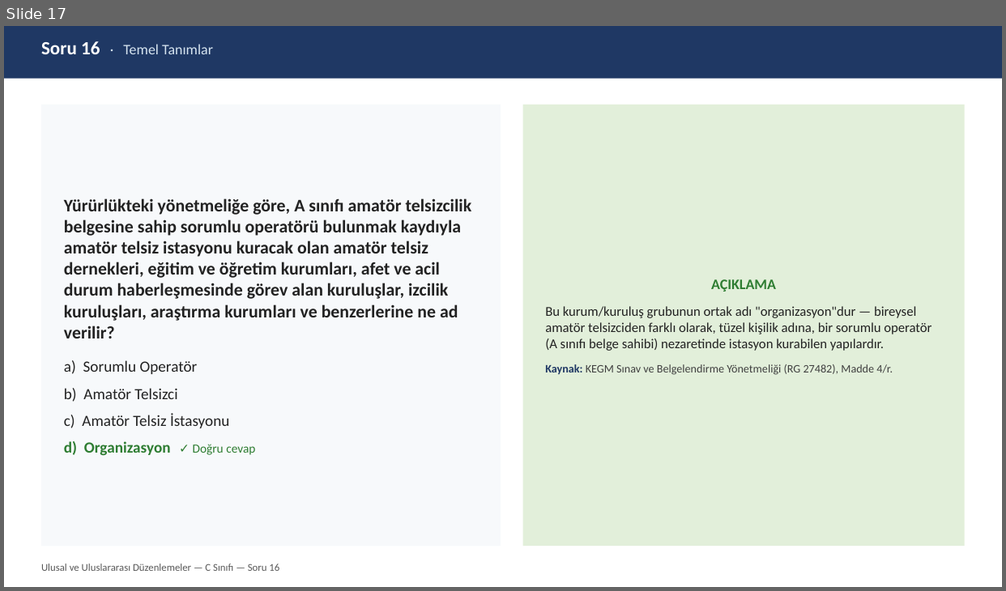
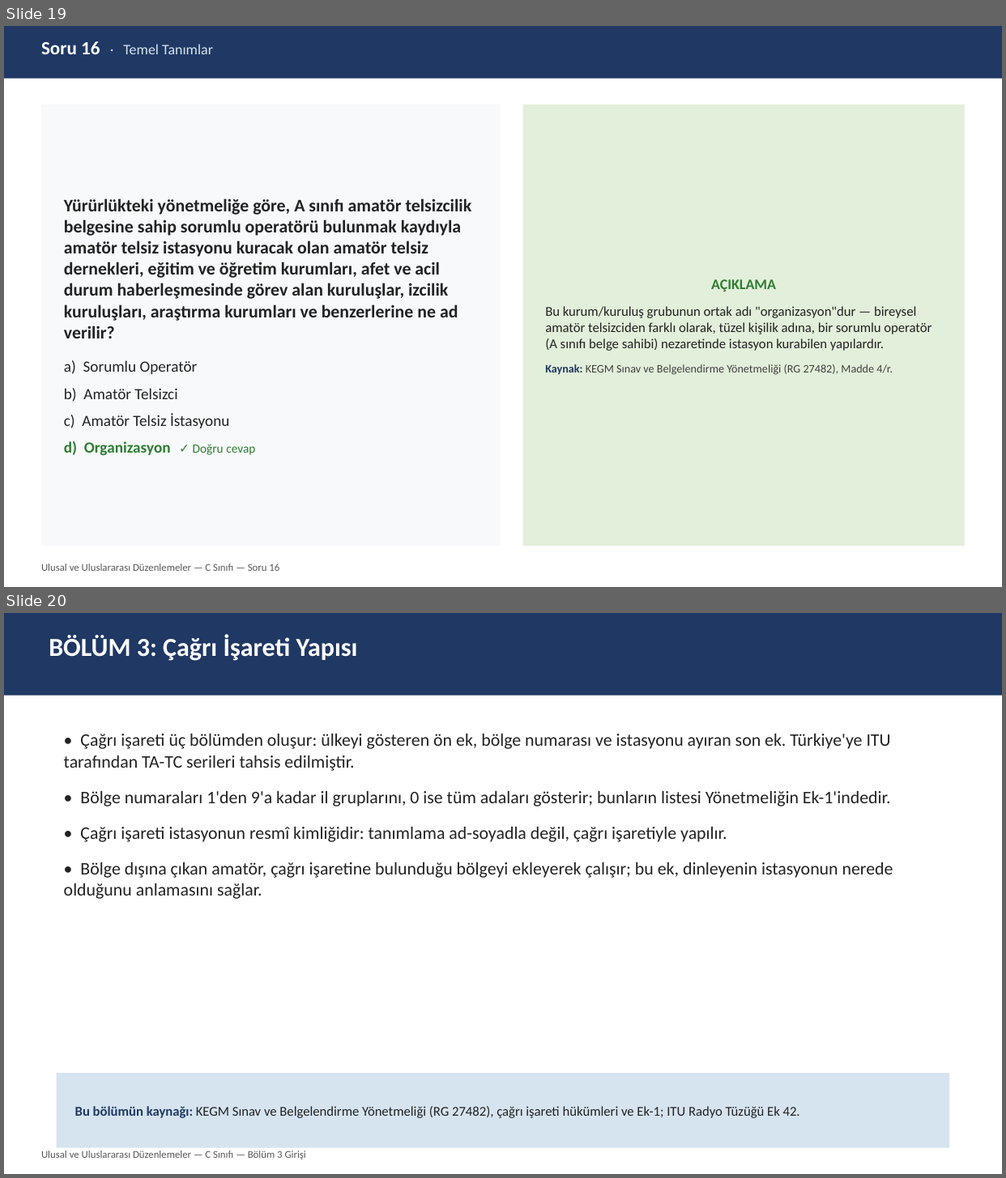
Before and after one commit to TA3HRJ/amator-telsiz-egitimi, a slide deck: Amator_Telsizcilik_C_Duzenlemeler_Sinav_Hazirlik_v1.0.pptx. Shown one above the other, each under a label of ours: slide 17 before the commit, slides 19 and 20 after it. The pictures are 1006x591 and 1006x1178 pixels, drawn with LibreOffice and Linux fonts; fonts in the diff are those of the drawing. Boxes give left, top, right and bottom in pixels: in the first picture for what was removed or moved away, otherwise in the second. Text is boxed around its words. In the diff, an @@ line names an element or a change of style, - is before the commit and + after.

```diff
--- a/Amator_Telsizcilik_C_Duzenlemeler_Sinav_Hazirlik_v1.0.pptx
+++ b/Amator_Telsizcilik_C_Duzenlemeler_Sinav_Hazirlik_v1.0.pptx
@@ slide 20 added at [4, 613, 1002, 1174], background #FFFFFF @@
@@ rectangle added at [4, 613, 1002, 696], fill #1F3864 @@
@@ text added at [49, 634, 358, 661], 25 pt, text #FFFFFF, bold @@
+BÖLÜM 3: Çağrı İşareti Yapısı
@@ text added at [64, 734, 893, 899], 17 pt, text #222222 @@
+• Çağrı işareti üç bölümden oluşur: ülkeyi gösteren ön ek, bölge numarası ve istasyonu ayıran son ek. Türkiye'ye ITU tarafından TA-TC serileri tahsis edilmiştir.
+• Bölge numaraları 1'den 9'a kadar il gruplarını, 0 ise tüm adaları gösterir; bunların listesi Yönetmeliğin Ek-1'indedir.
+• Çağrı işareti istasyonun resmî kimliğidir: tanımlama ad-soyadla değil, çağrı işaretiyle yapılır.
+• Bölge dışına çıkan amatör, çağrı işaretine bulunduğu bölgeyi ekleyerek çalışır; bu ek, dinleyenin istasyonun nerede olduğunu anlamasını sağlar.
@@ rectangle added at [57, 1073, 949, 1148], fill #D6E4F0, 13 pt, text #222222 @@
+Bu bölümün kaynağı: KEGM Sınav ve Belgelendirme Yönetmeliği (RG 27482), çağrı işareti hükümleri ve Ek-1; ITU Radyo Tüzüğü Ek 42.
@@ text added at [41, 1151, 306, 1160], 10 pt, text #595959 @@
+Ulusal ve Uluslararası Düzenlemeler — C Sınıfı — Bölüm 3 Girişi
@@ what was slide 17 is now slide 19 @@
```
Also in this commit, not shown: 4 other slides added, 5 other files.
